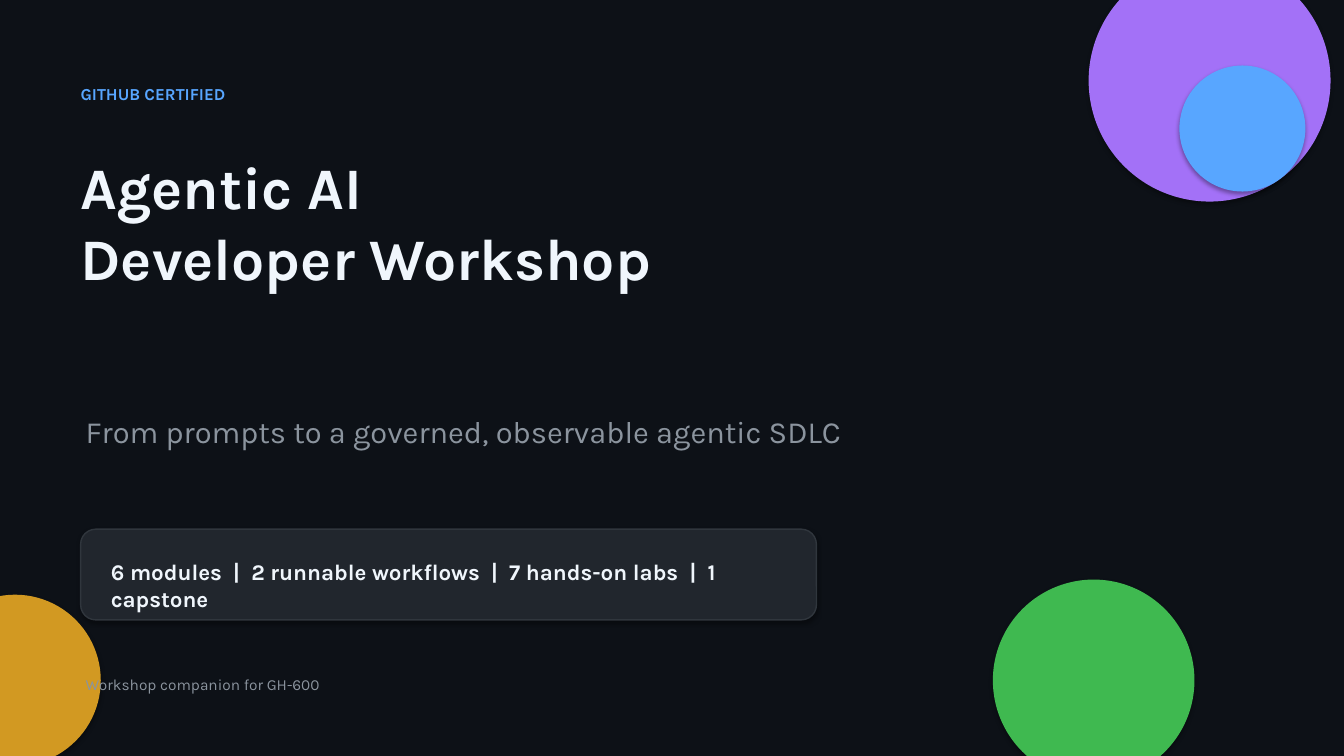
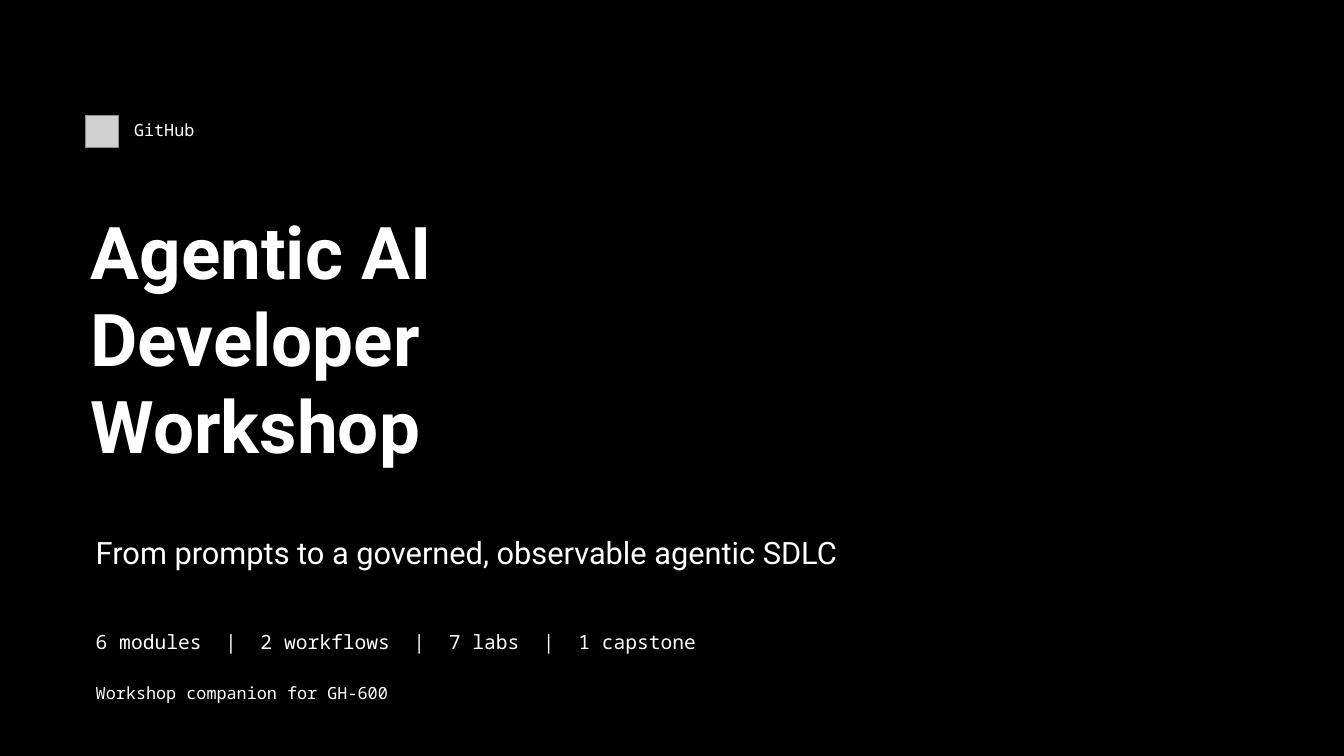
Before and after one commit to martins-vds/agentic-sdlc, a slide deck: slide 1 of slides/github-agentic-ai-developer-workshop.pptx. Drawn at 1344x756 pixels with LibreOffice and Linux fonts; fonts in the diff are those of the drawing; grey boxes stand for pictures; background and template pictures are left out. Boxes give left, top, right and bottom in pixels: in the first picture for what was removed or moved away, otherwise in the second. Text is boxed around its words. In the diff, an @@ line names an element or a change of style, - is before the commit and + after.

```diff
--- a/slides/github-agentic-ai-developer-workshop.pptx
+++ b/slides/github-agentic-ai-developer-workshop.pptx
@@ background #0D1117 to picture (left out) @@
@@ ellipse removed at (1089, 0, 1331, 202) @@
@@ ellipse removed at (1180, 66, 1306, 192) @@
@@ picture added at (86, 116, 119, 148) @@
@@ text at (134, 123, 194, 136): text changed; font Karla to Noto Sans Mono; text colour #58A6FF to #FFFFFF; bold off @@
-GITHUB CERTIFIED
+GitHub
@@ text "Agentic AI Developer Workshop": place and size @@
-text "Agentic AI Developer Workshop" at (81, 167, 651, 294)
+text "Agentic AI Developer Workshop" at (91, 225, 431, 468)
@@ text "Agentic AI Developer Workshop" at (91, 225, 431, 468): size 42 to 52 pt, font Karla to Roboto, text colour #F0F6FC to #FFFFFF @@
@@ rounded rectangle removed at (81, 529, 817, 620) @@
@@ text "From prompts to a governed, ...": place and size @@
-text "From prompts to a governed, ..." at (86, 422, 841, 451)
+text "From prompts to a governed, ..." at (96, 541, 837, 571)
@@ text "From prompts to a governed, ..." at (96, 541, 837, 571): font Karla to Roboto, text colour #8B949E to #FFFFFF @@
@@ ellipse removed at (0, 595, 101, 756) @@
@@ ellipse removed at (993, 580, 1195, 756) @@
@@ text at (96, 634, 696, 654): text changed; size 16 to 14 pt; font Karla to Noto Sans Mono; text colour #F0F6FC to #FFFFFF; bold off @@
-6 modules | 2 runnable workflows | 7 hands-on labs | 1 capstone
+6 modules | 2 workflows | 7 labs | 1 capstone
@@ text "Workshop companion for GH-600": place and size @@
-text "Workshop companion for GH-600" at (86, 677, 320, 695)
+text "Workshop companion for GH-600" at (96, 686, 387, 703)
@@ text "Workshop companion for GH-600" at (96, 686, 387, 703): size 11 to 12 pt, font Karla to Noto Sans Mono, text colour #8B949E to #FFFFFF @@
```
Also in this commit, not shown: 37 other slides changed, 7 other files.
